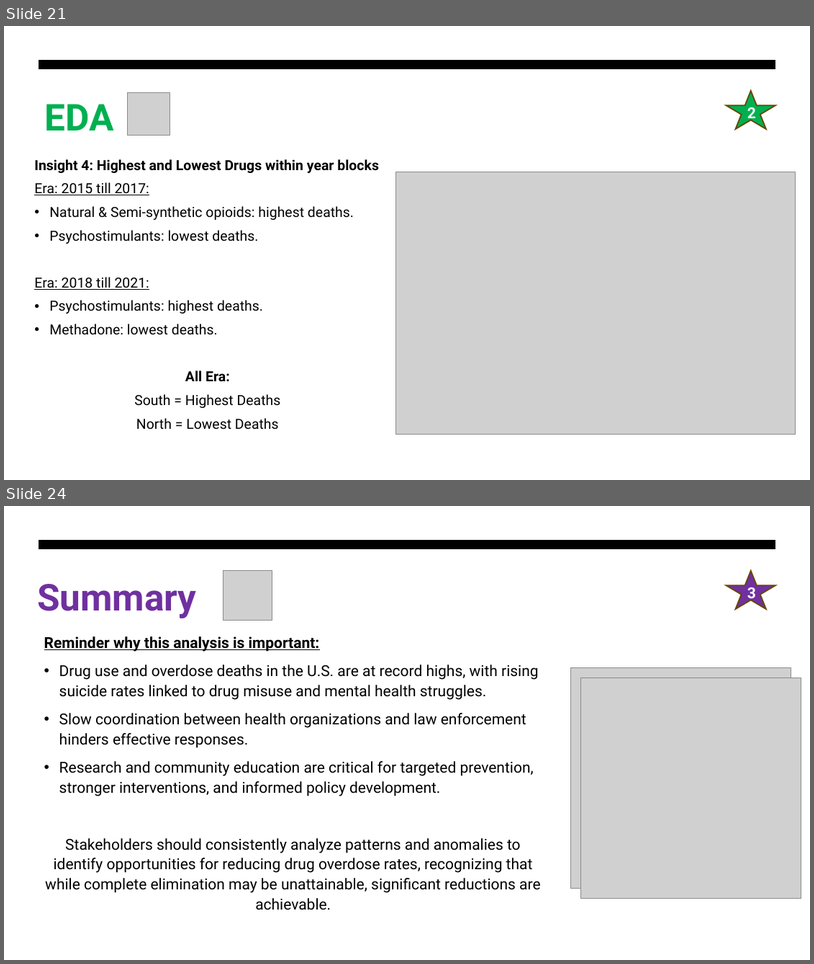
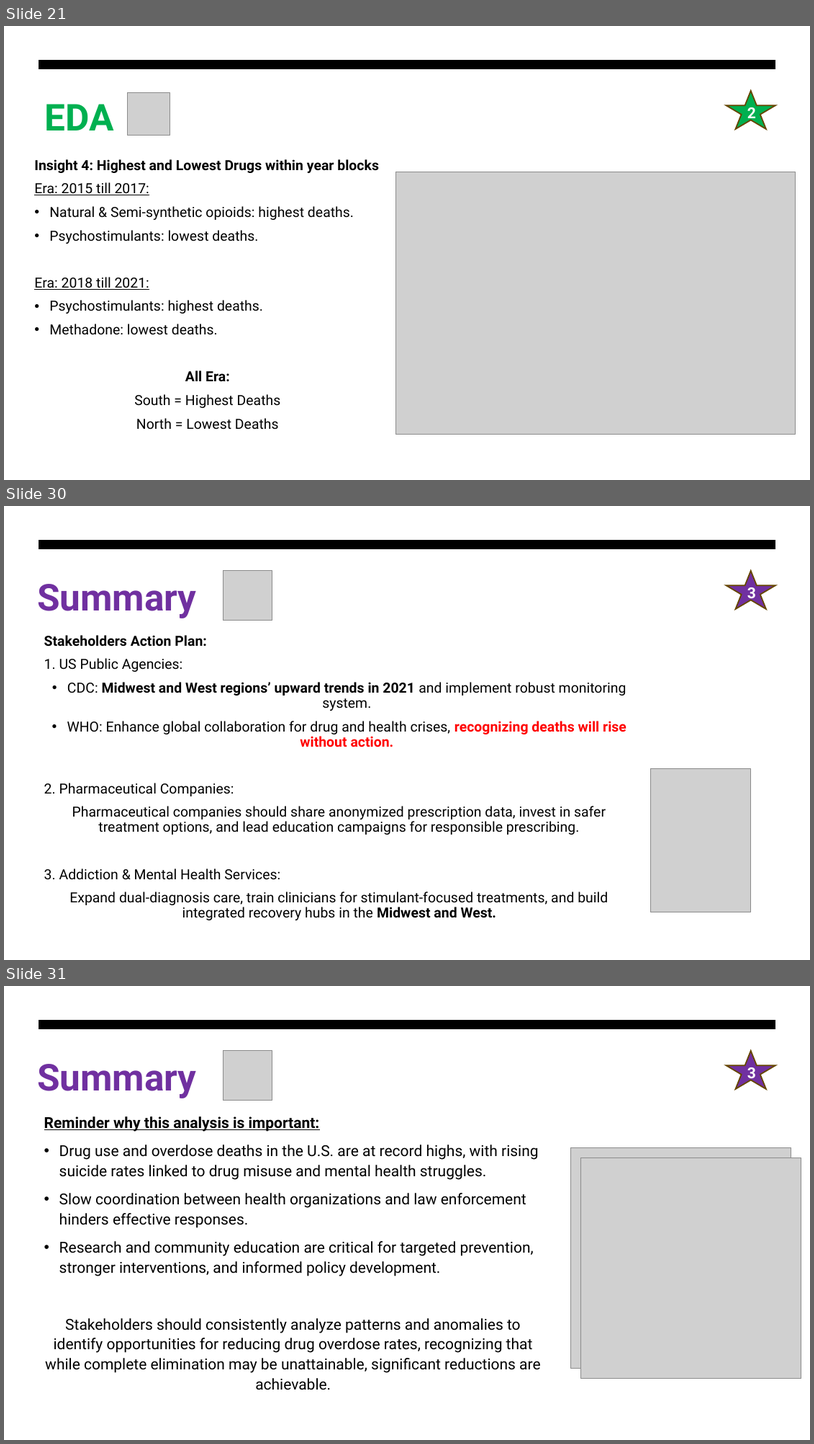
Before and after one commit to AaronTYT/IOD_mini_project_1-US_Drugs, a slide deck: Mini_Project1_Aaron_Tan_Drugs.pptx. Shown one above the other, each under a label of ours: slides 21 and 24 before the commit, slides 21, 30 and 31 after it; the slides between them are not shown. The pictures are 814x964 and 814x1444 pixels, drawn with LibreOffice and Linux fonts; fonts in the diff are those of the drawing; grey boxes stand for pictures. Boxes give left, top, right and bottom in pixels: in the first picture for what was removed or moved away, otherwise in the second. Text is boxed around its words. In the diff, an @@ line names an element or a change of style, - is before the commit and + after.

```diff
--- a/Mini_Project1_Aaron_Tan_Drugs.pptx
+++ b/Mini_Project1_Aaron_Tan_Drugs.pptx
@@ slide 30 added at (4, 506, 810, 960), background #FFFFFF; not listed: 1 template element that a slide beside it also shows @@
@@ title added at (37, 584, 196, 618), 44 pt, text #7030A0, bold @@
+Summary
@@ picture added at (223, 571, 273, 620) @@
@@ star added at (727, 571, 777, 609), fill #7030A0, outline #674600 1.5 pt, 18 pt, text #FFFFFF, bold @@
+3
@@ text added at (44, 635, 627, 920), 16.6 pt, text #000000 @@
+Stakeholders Action Plan:
+1. US Public Agencies:
+• CDC: Midwest and West regions’ upward trends in 2021 and implement robust monitoring system.
+• WHO: Enhance global collaboration for drug and health crises, recognizing deaths will rise without action.
+2. Pharmaceutical Companies:
+Pharmaceutical companies should share anonymized prescription data, invest in safer treatment options, and lead education campaigns for responsible prescribing.
+3. Addiction & Mental Health Services:
+Expand dual-diagnosis care, train clinicians for stimulant-focused treatments, and build integrated recovery hubs in the Midwest and West.
@@ picture added at (651, 768, 751, 912) @@
@@ what was slide 24 is now slide 31 @@
```
Also in this commit, not shown: 4 slides changed, 6 other slides added, 1 other file.
